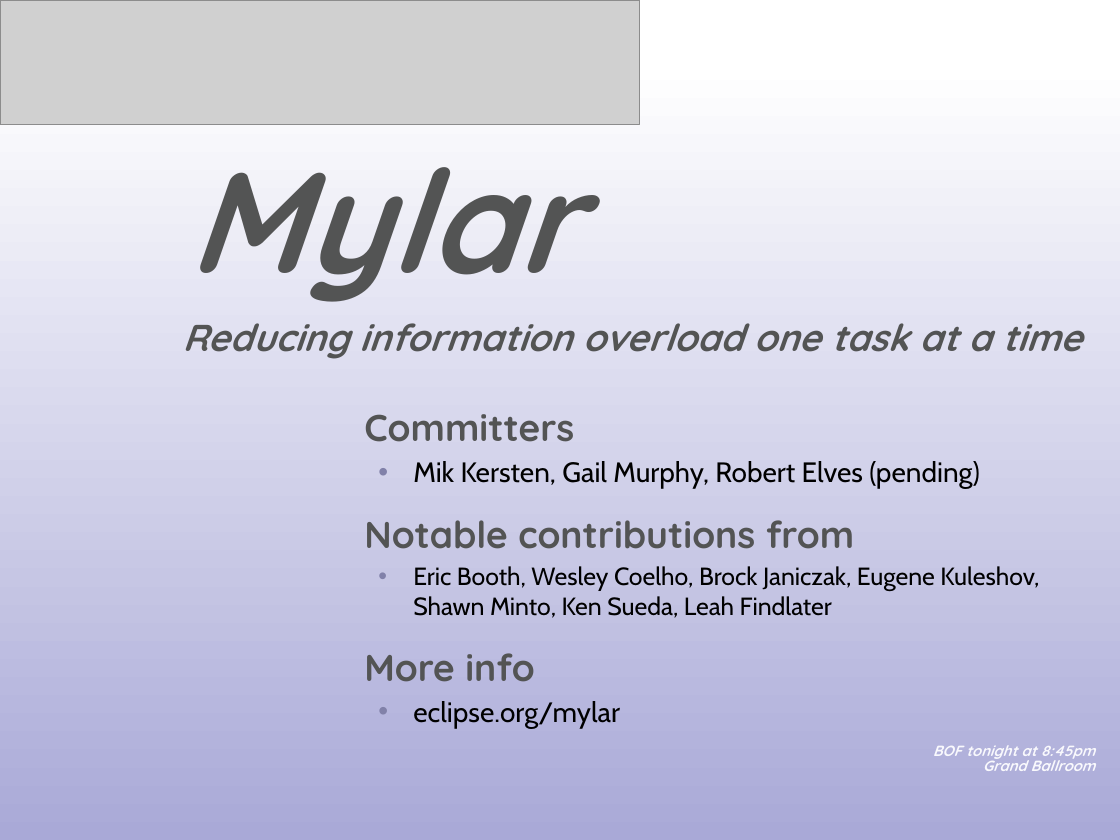
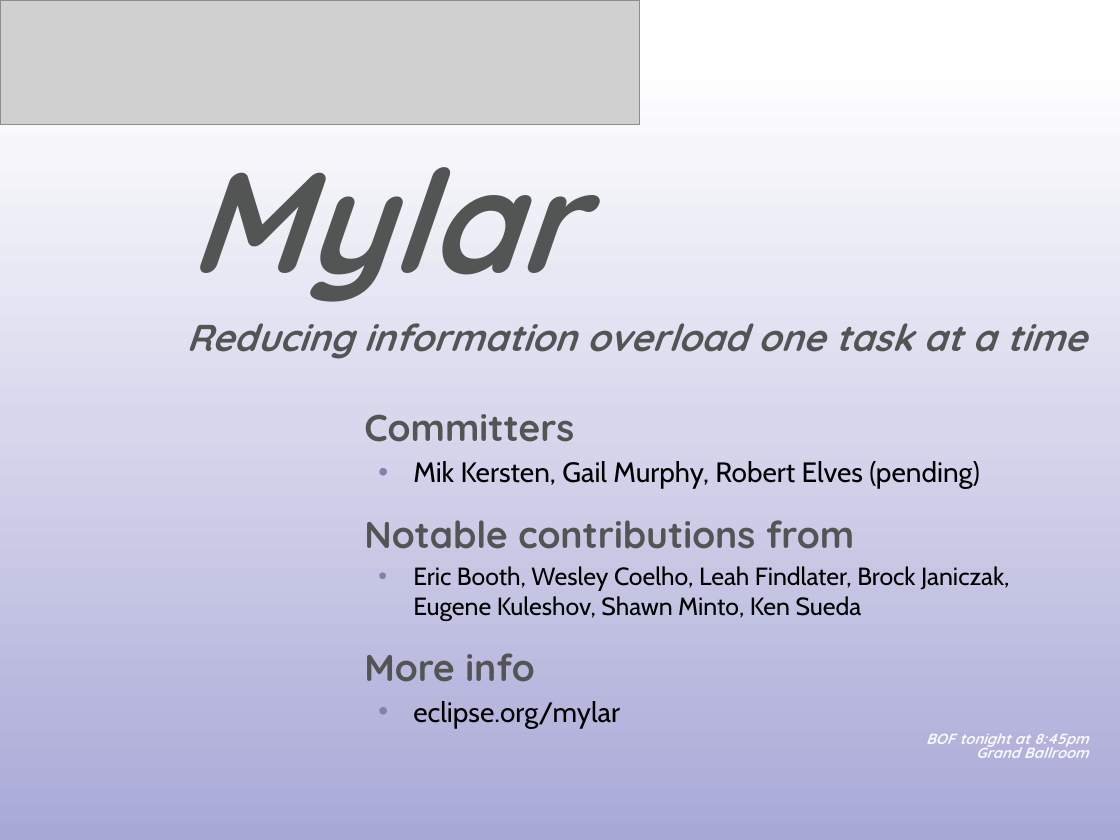
Before and after one commit to eclipse-mylyn/mylyn-website, a slide deck: slide 20 of publications/2006-03-mylar-eclipsecon.ppt. Drawn at 1120x840 pixels with LibreOffice and Linux fonts; fonts in the diff are those of the drawing; grey boxes stand for pictures. Boxes give left, top, right and bottom in pixels: in the first picture for what was removed or moved away, otherwise in the second. Text is boxed around its words. In the diff, an @@ line names an element or a change of style, - is before the commit and + after.

```diff
--- a/publications/2006-03-mylar-eclipsecon.ppt
+++ b/publications/2006-03-mylar-eclipsecon.ppt
@@ text "Reducing information overload one task ...": place and size @@
-text "Reducing information overload one task ..." at bbox=[182, 323, 1082, 359]
+text "Reducing information overload one task ..." at bbox=[186, 323, 1086, 359]
@@ text at bbox=[413, 566, 1009, 621]: text changed @@
-  • Eric Booth, Wesley Coelho, Brock Janiczak, Eugene Kuleshov, Shawn Minto, Ken Sueda, Leah Findlater
+  • Eric Booth, Wesley Coelho, Leah Findlater, Brock Janiczak, Eugene Kuleshov, Shawn Minto, Ken Sueda
@@ text "BOF tonight at 8:45pm Grand ...": place and size @@
-text "BOF tonight at 8:45pm Grand ..." at bbox=[933, 745, 1096, 771]
+text "BOF tonight at 8:45pm Grand ..." at bbox=[926, 733, 1089, 758]
```
Also in this commit, not shown: 3 other slides changed, 1 other file.
